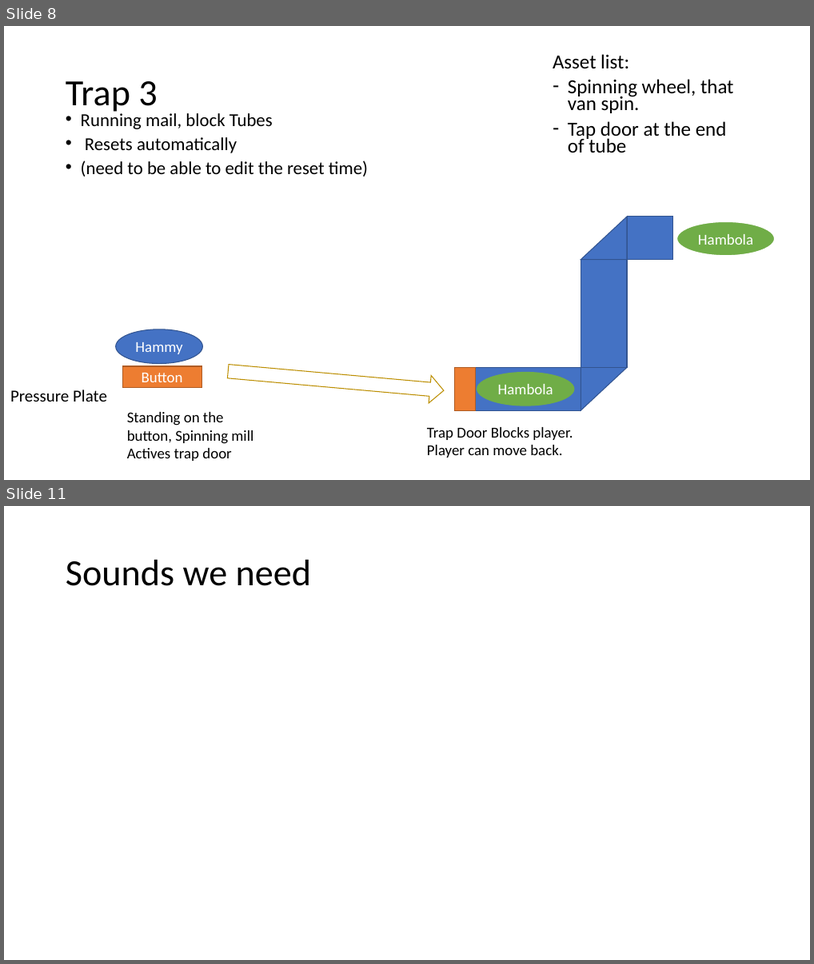
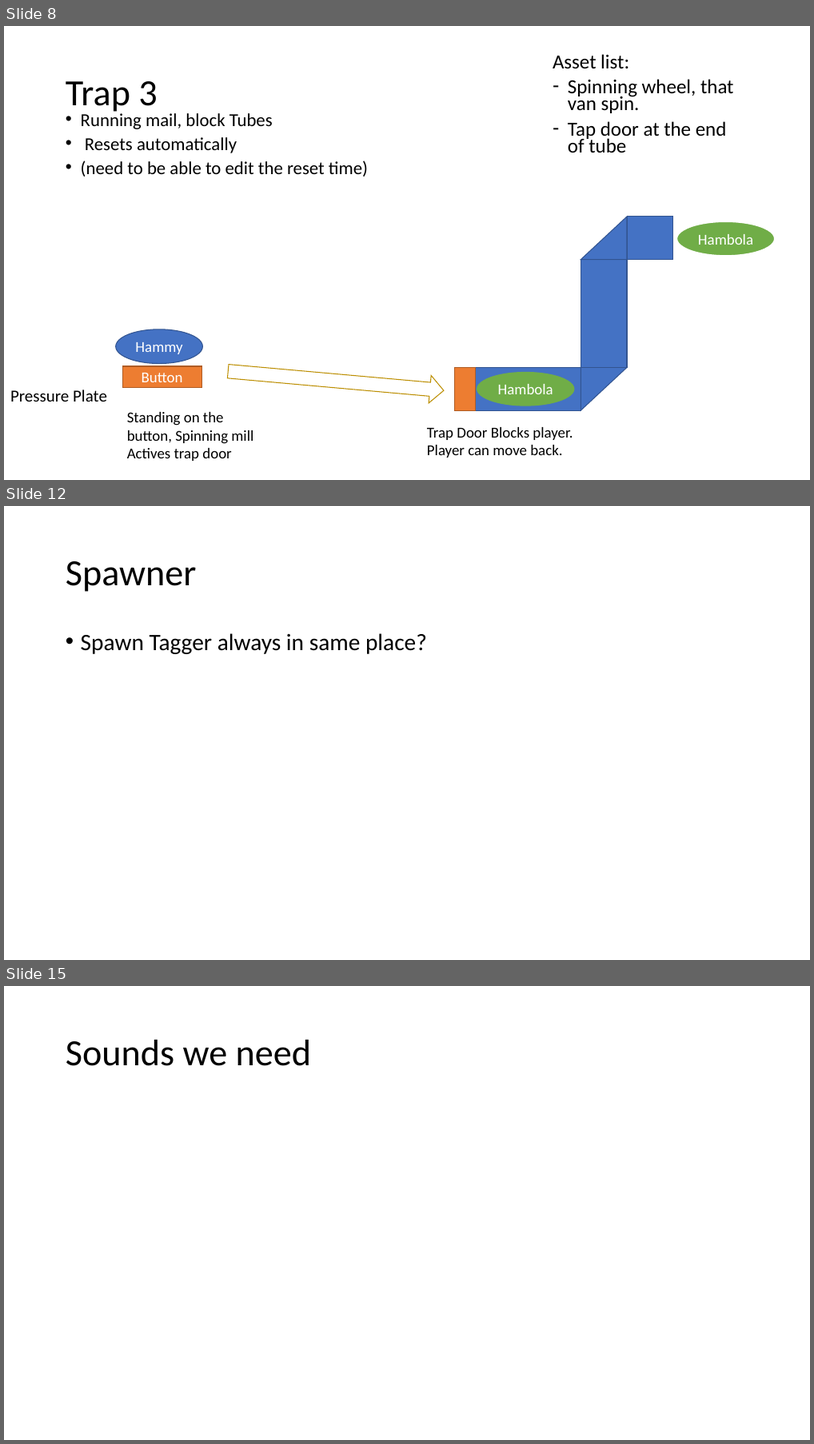
Before and after one commit to rupee990/GGJ2018-Hambola, a slide deck: GGJ/Documents/Zombie Hamsters.pptx. Shown one above the other, each under a label of ours: slides 8 and 11 before the commit, slides 8, 12 and 15 after it; the slides between them are not shown. The pictures are 814x964 and 814x1444 pixels, drawn with LibreOffice and Linux fonts; fonts in the diff are those of the drawing. Boxes give left, top, right and bottom in pixels: in the first picture for what was removed or moved away, otherwise in the second. Text is boxed around its words. In the diff, an @@ line names an element or a change of style, - is before the commit and + after.

```diff
--- a/GGJ/Documents/Zombie Hamsters.pptx
+++ b/GGJ/Documents/Zombie Hamsters.pptx
@@ slide 12 added at (4, 506, 810, 960), background #FFFFFF @@
@@ title added at (66, 561, 197, 592), 44 pt, text #000000 @@
+Spawner
@@ text added at (81, 633, 427, 654), 28 pt, text #000000 @@
+• Spawn Tagger always in same place?
@@ what was slide 11 is now slide 15 @@
```
Also in this commit, not shown: 3 slides changed, 3 other slides added, 2 other files.
